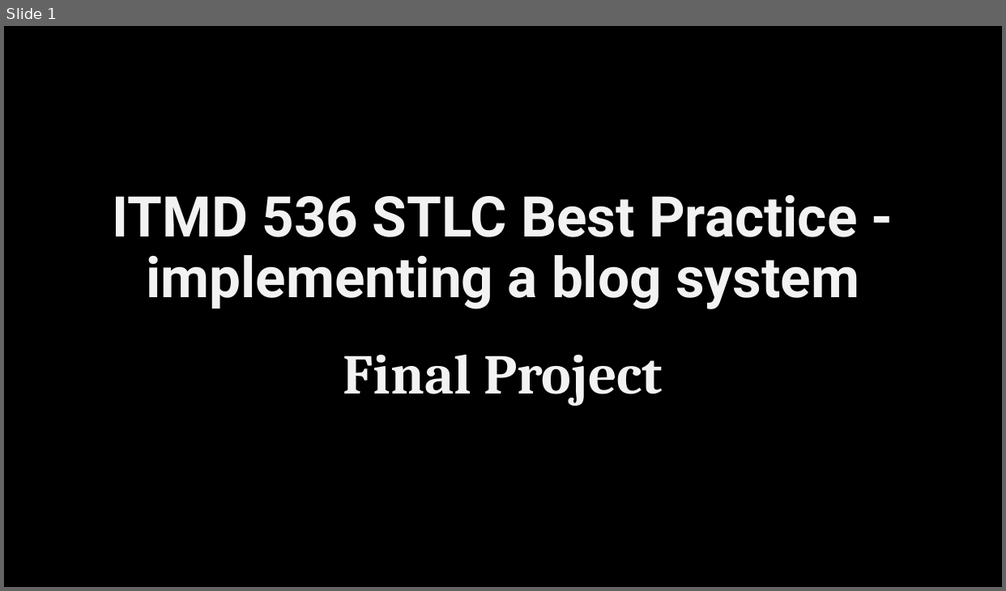
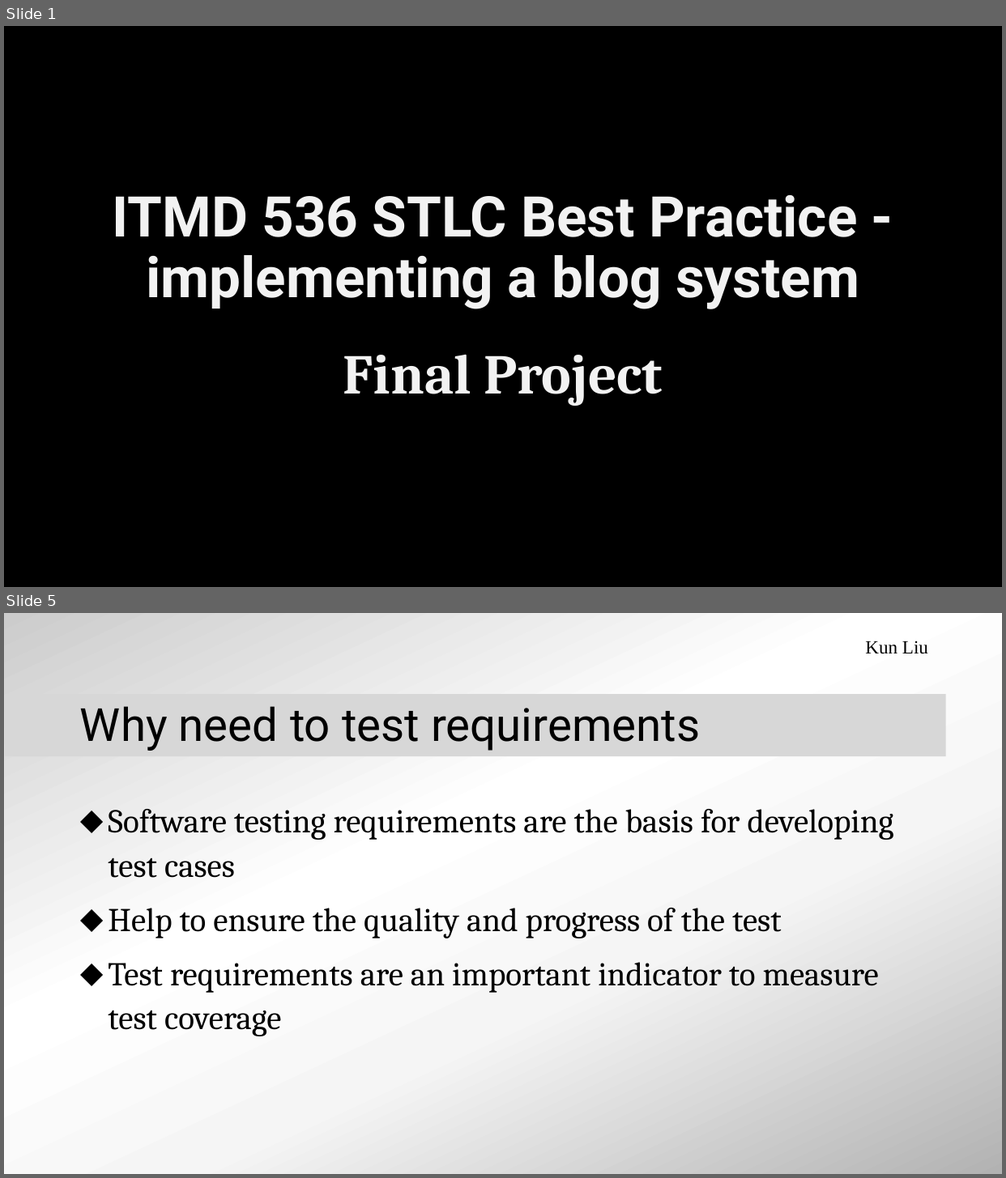
Before and after one commit to tubzby/itmd536, a slide deck: doc/STLC Best Practice - implementing a blog system.pptx. Shown one above the other, each under a label of ours: slide 1 before the commit, slides 1 and 5 after it; the slides between them are not shown. The pictures are 1006x591 and 1006x1178 pixels, drawn with LibreOffice and Linux fonts; fonts in the diff are those of the drawing; background and template pictures are left out. Boxes give left, top, right and bottom in pixels: in the first picture for what was removed or moved away, otherwise in the second. Text is boxed around its words. In the diff, an @@ line names an element or a change of style, - is before the commit and + after.

Commit message:
add requirement specification v1.0.2

```diff
--- a/doc/STLC Best Practice - implementing a blog system.pptx
+++ b/doc/STLC Best Practice - implementing a blog system.pptx
@@ slide 5 added at bbox=[4, 613, 1002, 1174], background gradient #B2B2B2 to #F5F5F5 to #FFFFFF to #CCCCCC; not listed: 1 template element that a slide beside it also shows @@
@@ text added at bbox=[865, 641, 928, 654], 18 pt, text #000000 @@
+Kun Liu
@@ title added at bbox=[80, 706, 700, 751], 44 pt, text #000000 @@
+Why need to test requirements
@@ text added at bbox=[108, 809, 894, 1037], 32 pt, text #000000 @@
+⬥ Software testing requirements are the basis for developing test cases
+⬥ Help to ensure the quality and progress of the test
+⬥ Test requirements are an important indicator to measure test coverage
```
Also in this commit, not shown: 5 other slides added, 5 slides removed, 5 other files.
